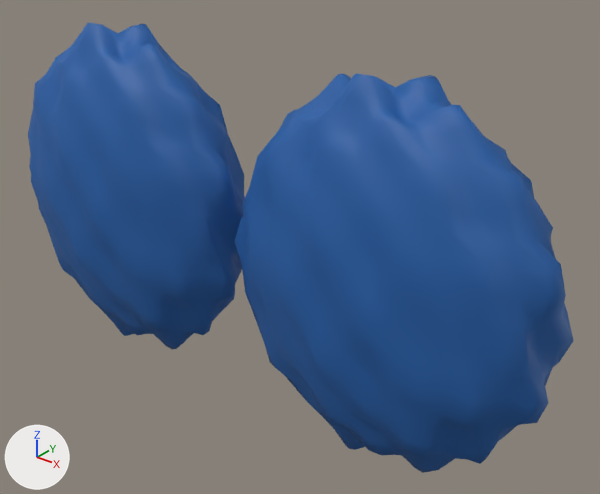
An edit to the glTF model scripts/fixtures/model3d/demo/cortex-inflated.glb, drawn before and after from the same camera.
Before and after are seen from a 50 mm camera at (3.69, -3.98, 2.51) aimed at (0.34, 0.21, -0.09). Every picture has the same lights, and +X, +Y and +Z are marked at lower left. The first picture is the older version.

Names of what the first picture shows: 'cortex.left', 'cortex.right'.
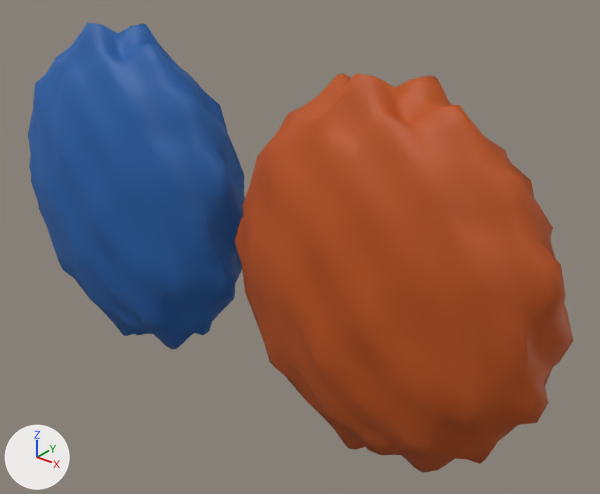
Location of each change, (x1, y1, x2, y2) in pixels of the pictures (600 x 494 px):
'cortex.right', recoloured (blue to orange): (235, 74, 574, 473) in both

The change, as a diff of the scene's bpy script:
```diff
--- a/scripts/fixtures/model3d/demo/cortex-inflated.glb.py
+++ b/scripts/fixtures/model3d/demo/cortex-inflated.glb.py
@@ mat_cortex_right @@
 mat_cortex_right = principled_material('cortex.right')
-mat_cortex_right.base_color = (0.0144, 0.112, 0.381)  # blue #205ea6
+mat_cortex_right.base_color = (0.503, 0.0844, 0.0075)  # orange #bc5215
 mat_cortex_right.roughness = 0.6
```
